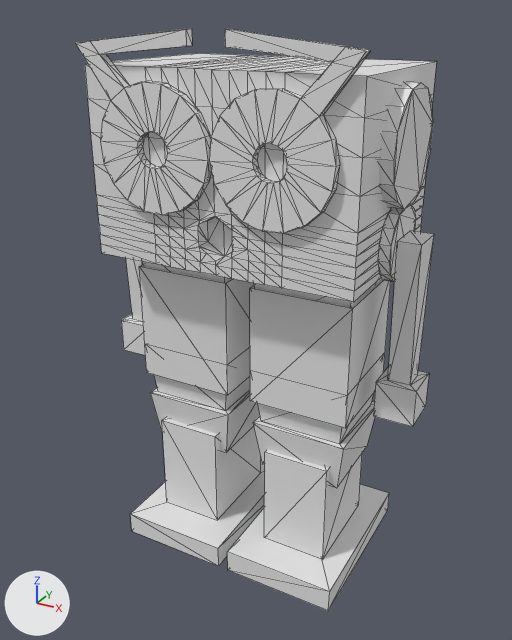
The glTF model blender/models/marty.glb as it was, and as the next commit left it.
One viewpoint serves both versions: a camera (50 mm lens) standing at (2.22, -4.15, 3.86) and looking at (-0.02, -0.07, 1.82). The lights are fixed; the arrows at lower left show +X, +Y and +Z. The older version comes first. Mesh edges are drawn as thin lines.

Names of what the first picture shows: 'arm_L', 'arm_R', 'bottom_leg_L', 'bottom_leg_R', 'ear_L', 'eye_L', 'eye_R', 'feet_L', 'feet_R', 'head', 'shoulder_L', 'staticKnee_L', 'staticKnee_R', 'thigh_L', 'thigh_R', 'upper_leg_L', 'upper_legs_R'.
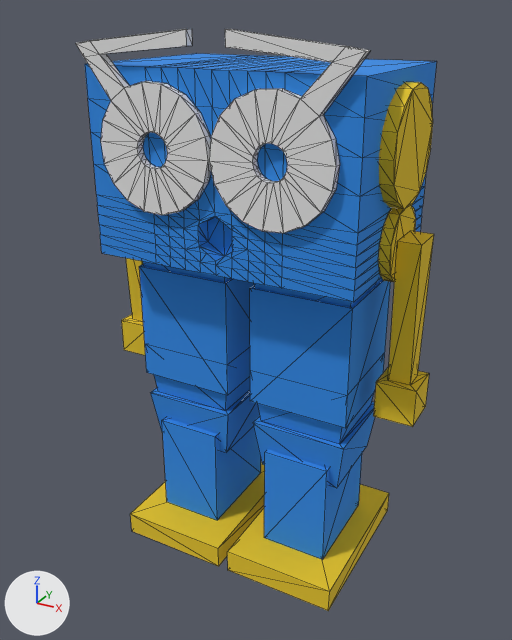
Boxes [x1, y1, x2, y2] around the edits, measured in the pictures (512 x 640 px):
'head', recoloured (white to blue)
    both: [85, 53, 437, 302]
'upper_leg_L', recoloured (white to blue)
    both: [250, 279, 391, 428]
'upper_legs_R', recoloured (white to blue)
    both: [139, 264, 254, 395]
'feet_L', recoloured (white to yellow)
    both: [227, 484, 389, 611]
'bottom_leg_L', recoloured (white to blue)
    both: [264, 449, 362, 560]
'arm_L', recoloured (white to yellow)
    both: [373, 231, 434, 427]
'bottom_leg_R', recoloured (white to blue)
    both: [162, 418, 261, 520]
'feet_R', recoloured (white to yellow)
    both: [130, 462, 265, 566]
'staticKnee_L', recoloured (white to blue)
    both: [253, 393, 375, 488]
'ear_L', recoloured (white to yellow)
    both: [379, 82, 433, 209]
'staticKnee_R', recoloured (white to blue)
    both: [150, 375, 260, 452]
'shoulder_L', recoloured (white to yellow)
    both: [378, 205, 416, 282]
'arm_R', recoloured (white to yellow)
    both: [121, 258, 145, 355]
'thigh_L', recoloured
    both: [254, 277, 382, 307]
'thigh_R', recoloured (white to blue)
    both: [143, 261, 230, 282]

The change, as a diff of the scene's bpy script:
```diff
--- a/blender/models/marty.glb.py
+++ b/blender/models/marty.glb.py
@@ me_cube_006 @@
 me_cube_006.from_pydata(...)  # 16 vertices, 28 faces; spans x 0.923..1.195, y -0.145..0.145, z 1.345..2.577
+me_cube_006.materials.append(mat_yellow)  # yellow #e7c526
@@ me_cube_008 @@
 me_cube_008.from_pydata(...)  # 16 vertices, 28 faces; spans x -1.195..-0.923, y -0.145..0.145, z 1.345..2.577
+me_cube_008.materials.append(mat_yellow)  # yellow #e7c526
@@ me_cube_004 @@
 me_cube_004.from_pydata(...)  # 8 vertices, 12 faces; spans x 0.209..0.693, y -0.359..0.359, z 0.175..0.95
+me_cube_004.materials.append(mat_blue)  # blue #2e8be7
@@ me_cube_012 @@
 me_cube_012.from_pydata(...)  # 8 vertices, 12 faces; spans x -0.693..-0.209, y -0.359..0.359, z 0.175..0.95
+me_cube_012.materials.append(mat_blue)  # blue #2e8be7
@@ me_cube_005 @@
 me_cube_005.from_pydata(...)  # 8 vertices, 12 faces; spans x 0.04..0.861, y -0.622..0.622, z 0.0..0.175
+me_cube_005.materials.append(mat_yellow)  # yellow #e7c526
@@ me_cube_013 @@
 me_cube_013.from_pydata(...)  # 8 vertices, 12 faces; spans x -0.861..-0.04, y -0.622..0.622, z 0.0..0.175
+me_cube_013.materials.append(mat_yellow)  # yellow #e7c526
@@ me_cube @@
 me_cube.from_pydata(...)  # 260 vertices, 516 faces; spans x -0.91..0.91, y -0.62..0.62, z 2.34..3.55
+me_cube.materials.append(mat_blue)  # blue #2e8be7
@@ me_cube_003 @@
 me_cube_003.from_pydata(...)  # 16 vertices, 28 faces; spans x 0.095..0.806, y -0.356..0.356, z 0.79..1.578
+me_cube_003.materials.append(mat_blue)  # blue #2e8be7
@@ me_cube_011 @@
 me_cube_011.from_pydata(...)  # 16 vertices, 28 faces; spans x -0.806..-0.095, y -0.356..0.356, z 0.79..1.578
+me_cube_011.materials.append(mat_blue)  # blue #2e8be7
@@ me_cube_001 @@
 me_cube_001.from_pydata(...)  # 8 vertices, 12 faces; spans x 0.095..0.806, y -0.356..0.356, z 1.911..2.348
+me_cube_001.materials.append(mat_blue)  # blue #2e8be7
@@ me_cube_009 @@
 me_cube_009.from_pydata(...)  # 8 vertices, 12 faces; spans x -0.806..-0.095, y -0.356..0.356, z 1.911..2.348
+me_cube_009.materials.append(mat_blue)  # blue #2e8be7
@@ me_cube_002 @@
 me_cube_002.from_pydata(...)  # 8 vertices, 12 faces; spans x 0.092..0.81, y -0.359..0.359, z 1.336..2.188
+me_cube_002.materials.append(mat_blue)  # blue #2e8be7
@@ me_cube_010 @@
 me_cube_010.from_pydata(...)  # 8 vertices, 12 faces; spans x -0.81..-0.092, y -0.359..0.359, z 1.336..2.188
+me_cube_010.materials.append(mat_blue)  # blue #2e8be7
@@ me_cylinder_001 @@
 me_cylinder_001.from_pydata(...)  # 30 vertices, 56 faces; spans x 0.894..1.0, y -0.361..0.356, z 2.76..3.478
+me_cylinder_001.materials.append(mat_yellow)  # yellow #e7c526
@@ me_cylinder @@
 me_cylinder.from_pydata(...)  # 30 vertices, 56 faces; spans x 0.911..0.983, y -0.242..0.247, z 2.28..2.772
+me_cylinder.materials.append(mat_yellow)  # yellow #e7c526
```
